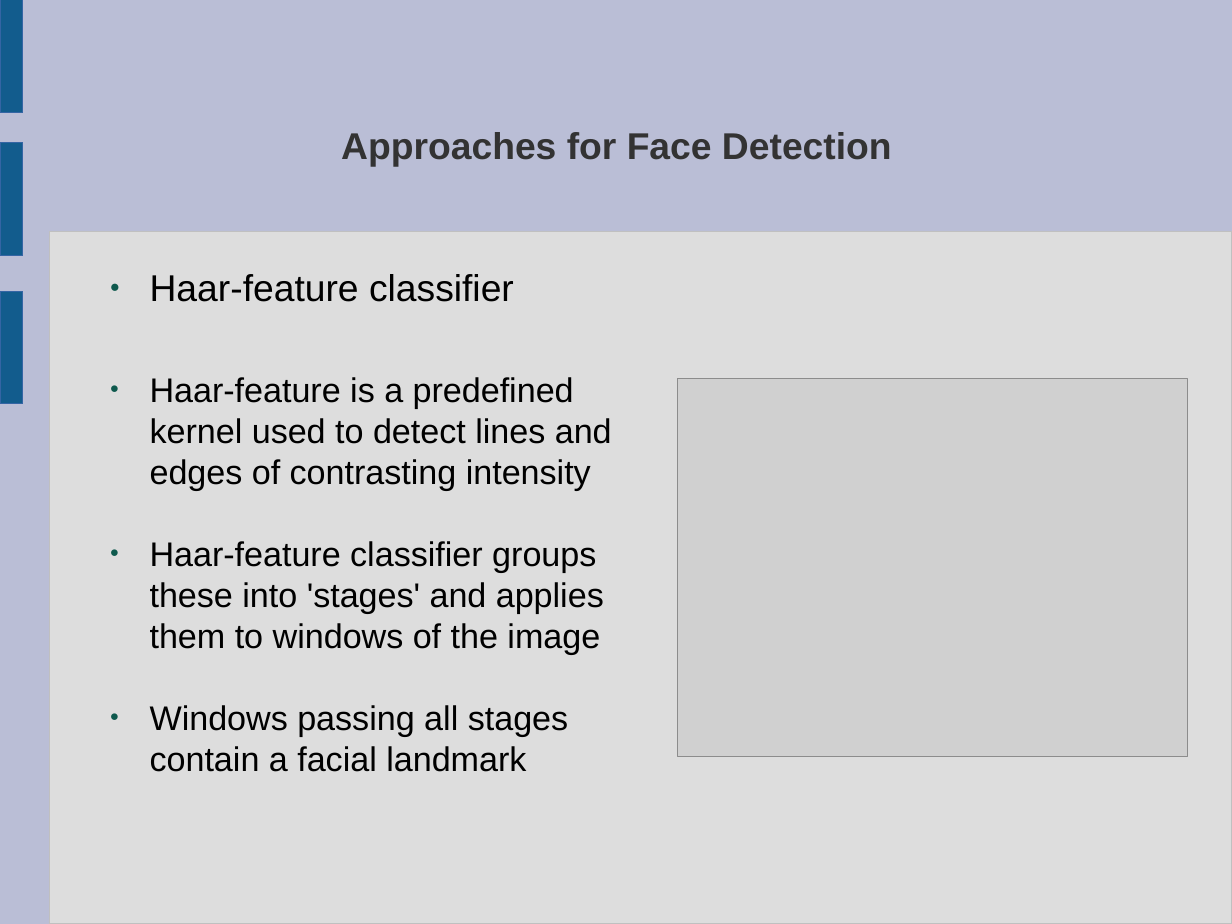
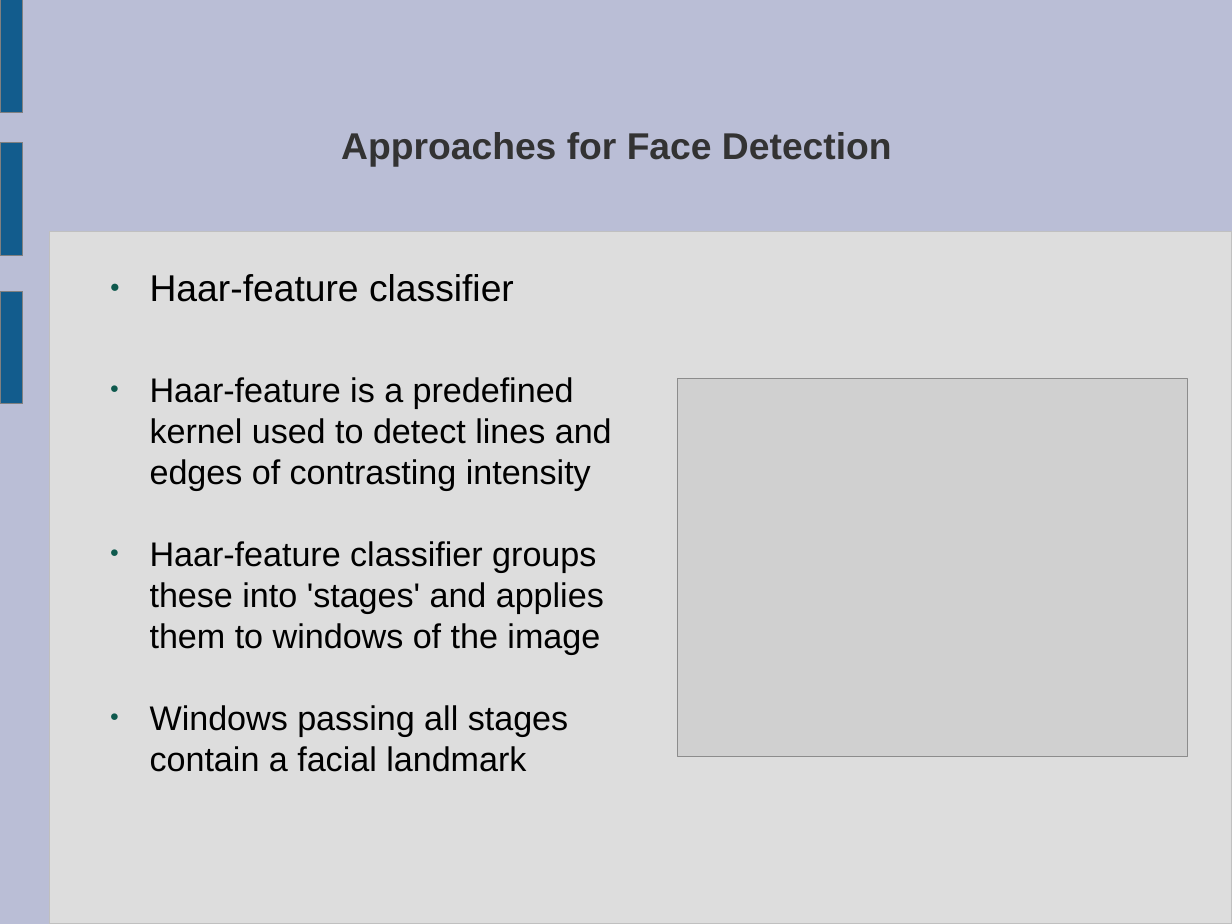
Before and after one commit to Payne325/Talks, a slide deck: slide 5 of bongosero/Games Wales/Games Wales Presentation.odp (slide 6 before the commit). Drawn at 1232x924 pixels with LibreOffice and Linux fonts; fonts in the diff are those of the drawing; grey boxes stand for pictures. Boxes give left, top, right and bottom in pixels: in the first picture for what was removed or moved away, otherwise in the second. Text is boxed around its words. In the diff, an @@ line names an element or a change of style, - is before the commit and + after.

```diff
--- a/bongosero/Games Wales/Games Wales Presentation.odp
+++ b/bongosero/Games Wales/Games Wales Presentation.odp
@@ outline #3465A4 0 pt to #808080 0 pt in 3 elements at <box>0,0,22,112</box>, <box>0,291,22,402</box>, <box>0,143,22,255</box> @@
```
Also in this commit, not shown: 11 other slides changed, 1 slide added, 2 slides removed, 2 other files.
